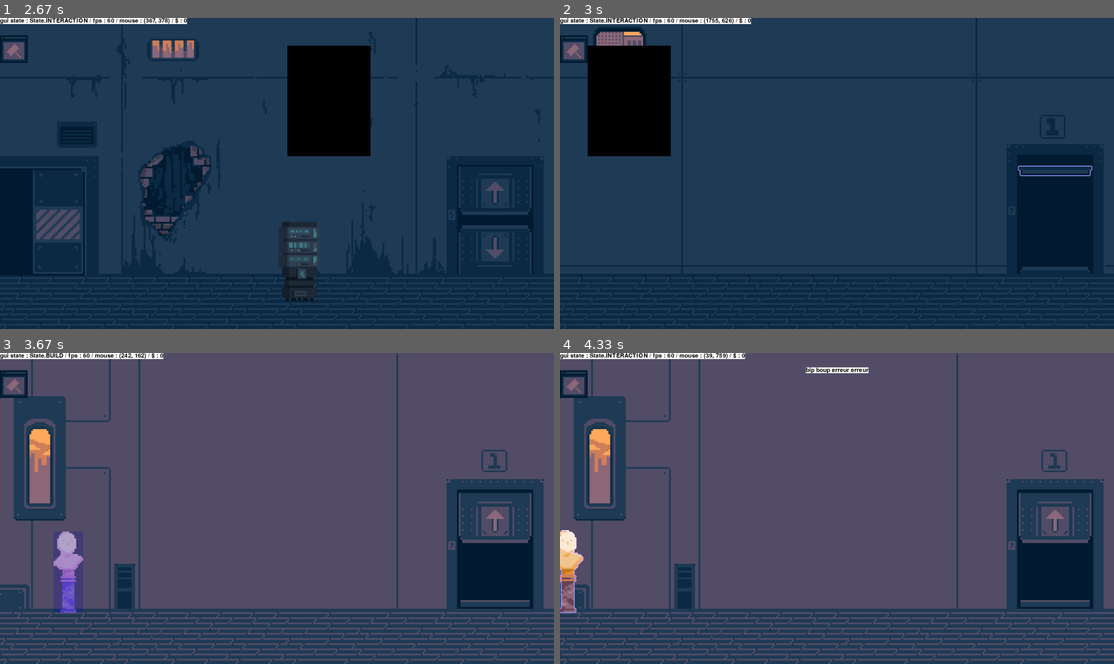
Above: before the commit, frames 1-4 (two rows, left to right).
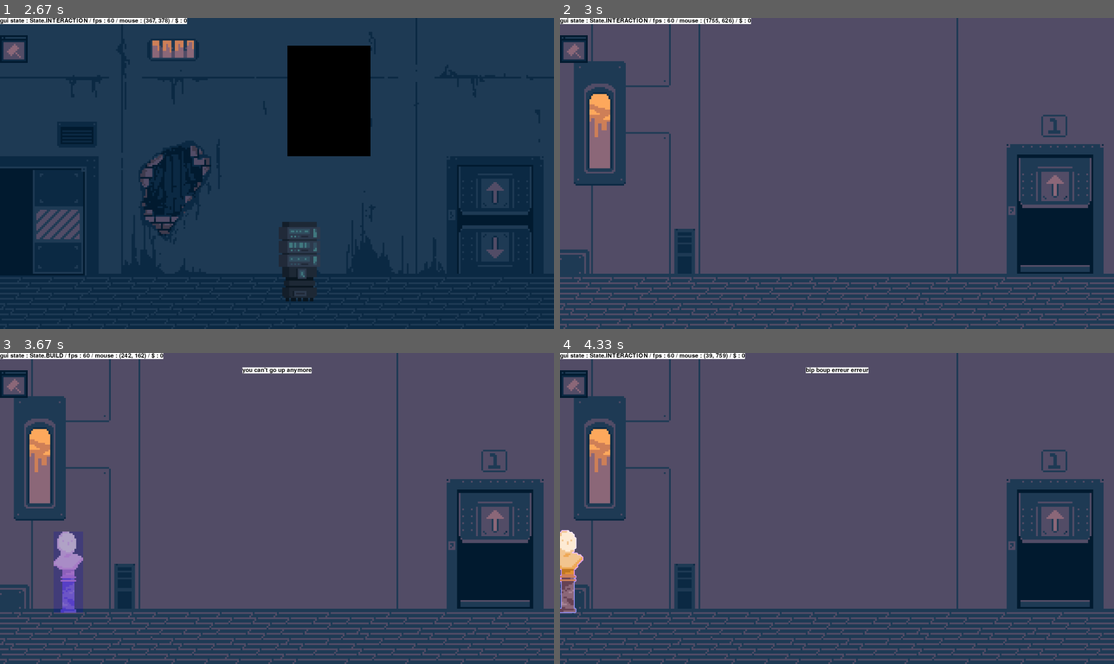
Above: after the commit, the same moments.

Repository: PouchyCorp/TrophNSI
Game: pygame game, started from sources/main.py
Same seed, same stepped clock (60 frames per second), same inputs: the game is played once before the commit and once after it.
Inputs (mouse positions are in pixels of both pictures, inside the frame that each line leads up to):
- Up to frame 1 (2.67 s): tap B at 0.33 s; click (326, 101) at 0.72 s; tap N at 1 s; click (282, 195) at 1.38 s; click (144, 176) at 1.72 s; click (332, 241) at 2.05 s; click (105, 126) at 2.38 s
- Up to frame 2 (3 s): click (1064, 198) at 2.72 s
- Up to frame 3 (3.67 s): hold Up 3-3.3 s; move the mouse to (360, 399) at 3.03 s; tap Space at 3.07 s; click (72, 399) at 3.38 s
- Up to frame 4 (4.33 s): click (565, 570) at 3.72 s; click (571, 570) at 4.05 s

Frame 1 is identical in both runs. In frame 2, 80% of the frame differs, in the area x 0-100%, y 0-100%; in frame 3, 0.3%; in frame 4, nothing differs.

Commit message:
choubidule

Diff:
--- a/sources/main.py
+++ b/sources/main.py
@@ -65,6 +65,11 @@
 moulaga = 0
 money_per_robot = 10
 
+def go_up_one_floor():
+    current_room = ROOMS[current_room.num+1]
+def go_down_one_floor():
+    current_room = ROOMS[current_room.num-1]
+
 if __name__ == '__main__':
     while True:
         CLOCK.tick(60)
@@ -103,13 +108,13 @@
                             if current_room == R0:
                                 gui_state = State.INTERACTION
 
-                            current_room = ROOMS[current_room.num+1]
+                            go_up_one_floor()
                         else:
                             popups.append(Popup("you can't go up anymore"))
 
                     case pg.K_DOWN:
                         if current_room.num-1 >= 0:
-                            current_room = ROOMS[current_room.num-1]
+                            go_down_one_floor()
 
                             # enter painting mode
                             if current_room == R0:
@@ -153,16 +158,12 @@
                     case State.INTERACTION:
                         for placeable in current_room.placed:
                             if placeable.rect.collidepoint(mouse_pos.x, mouse_pos.y):
-                                match placeable.name:
-                                    case 'R1_stairs':
-                                        current_room = R2
-                                    case 'R2_stairs':
+                                match type(placeable):
+                                    case subplaceable.DoorDown:
+                                        placeable.interaction()
+                                    case subplaceable.DoorUp:
                                         current_room = R3
-                                    case 'R2_stairs_down':
-                                        current_room = R1
-                                    case 'R1_stairs_down':
-                                        current_room = R0
-                                    case 'bot_placeable':
+                                    case subplaceable.BotPlaceable:
                                         hivemind.free_last_bot()
                                         moulaga += money_per_robot
                                         current_room.placed.remove(placeable)
--- a/sources/objects/bot.py
+++ b/sources/objects/bot.py
@@ -9,7 +9,7 @@
 from timermanager import _Timer_manager
 from objects.anim import Spritesheet, Animation
 
-class Bot_states(Enum):
+class BotStates(Enum):
     IDLE = auto()
     WALK = auto()
     WATCH = auto()
@@ -33,11 +33,11 @@
 
     def add_bot(self):
         #checks if last place is empty
-        if not type(self.inline_bots[0]) == Bot:
+        if type(self.inline_bots[0]) is not Bot:
             self.inline_bots[0] = Bot(Coord(1, (self.line_start_x,700+randint(-50,50))))
 
     def free_last_bot(self):
-        if type(self.inline_bots[-1]) == Bot:
+        if type(self.inline_bots[-1]) is Bot:
             self.inline_bots[-1].is_inline = False
             self.inline_bots[-1].target_coord = Coord(2,(0,0))
             self.liberated_bots.append(self.inline_bots[-1])
@@ -45,7 +45,7 @@
 
 
     def update_bots_ai(self, rooms, TIMER):
-        for bot in [bot for bot in self.inline_bots if type(bot) == Bot]:
+        for bot in [bot for bot in self.inline_bots if type(bot) is Bot]:
             bot.logic(rooms, TIMER)
 
         new_liberated_bots = self.liberated_bots.copy()
@@ -60,14 +60,14 @@
     def order_inline_bots(self):
         #print(self.bots)
         for i in range(len(self.inline_bots)-1):
-            if type(self.inline_bots[i]) == Bot and type(self.inline_bots[i+1]) != Bot:
+            if type(self.inline_bots[i]) is Bot and type(self.inline_bots[i+1]) is not Bot:
                 #print(f"moving bot to {self.x_lookup_table[i+1]}")
                 self.inline_bots[i].target_coord.x = self.x_lookup_table[i+1]+randint(-30,30)
                 self.inline_bots[i], self.inline_bots[i+1] = self.inline_bots[i+1], self.inline_bots[i]
 
     def draw(self, win : Surface, current_room_num : int):
         #list of background bots
-        list_of_bots = [bot for bot in self.inline_bots if type(bot) == Bot] + self.liberated_bots
+        list_of_bots = [bot for bot in self.inline_bots if type(bot) is Bot] + self.liberated_bots
         sorted_bots = self.sorted_bot_by_y(list_of_bots)
 
         #draw bots in background first
@@ -88,8 +88,8 @@
         return sorted_bots
 
     def check_last_bot_idle(self) -> bool:
-        if type(self.inline_bots[-1]) == Bot:
-            if self.inline_bots[-1].state is Bot_states.IDLE:
+        if type(self.inline_bots[-1]) is Bot:
+            if self.inline_bots[-1].state is BotStates.IDLE:
                 return True
         return False
 
@@ -98,7 +98,7 @@
         #"not R1.name_exists('bot_placeable')" checks if bot placeable already exists
         if self.check_last_bot_idle() and not R1.name_exists_in_placed('bot_placeable'):
             last_bot : Bot = self.inline_bots[-1]
-            assert type(last_bot) == Bot
+            assert type(last_bot) is Bot
 
             #create a clickable to let robots enter
             bot_placeable = Placeable('bot_placeable', last_bot.coord, last_bot.surf)
@@ -115,7 +115,7 @@
 
         self.is_inline = True
         self.is_leaving = False
-        self.state = Bot_states.IDLE
+        self.state = BotStates.IDLE
         self.__move_cntr = 0
         self.move_dir = "RIGHT"
         self.surf = choice([sprite.P4,sprite.P5]).copy()
@@ -124,7 +124,7 @@
         anim = Animation(sprite.SPRITESHEET_BOT, 0, 7)
         self.anim_idle = anim
 
-        self.door_x = 1716
+        self.door_x = 1998
         self.exit_coords = Coord(1, (0,0))
 
     @property
@@ -143,7 +143,7 @@
         '''finite state machine (FSM) implementation for bot ai'''
 
         match self.state:
-            case Bot_states.IDLE:
+            case BotStates.IDLE:
                 draw.rect(self.surf, "red", (0,0,10,10))
 
 
@@ -164,28 +164,26 @@
                         self.target_coord = self.exit_coords
 
                 if (self.coord.x, self.coord.room_num) != (self.target_coord.x, self.target_coord.room_num):
-                    self.state = Bot_states.WALK
-                    #print(f'walking to x = {self.target_coord}')
-                    #print(f"changed state to {self.state}")
-
-            case Bot_states.WALK:
+                    self.state = BotStates.WALK
+
+            case BotStates.WALK:
                 draw.rect(self.surf, "blue", (0,0,10,10))
 
                 if self.coord.bot_movement_compare(self.target_coord):
                     if self.is_inline:
-                        self.state = Bot_states.IDLE
+                        self.state = BotStates.IDLE
                     else:
-                        self.state = Bot_states.WATCH
-                        TIMER.create_timer(5, self.set_attribute, False, arguments=('state', Bot_states.IDLE))
+                        self.state = BotStates.WATCH
+                        TIMER.create_timer(5, self.set_attribute, False, arguments=('state', BotStates.IDLE))
 
                 self.move_to_target_coord()
                 self.surf = self.anim_idle.get_frame()
-            case Bot_states.WATCH:
+            case BotStates.WATCH:
                 draw.rect(self.surf, "green", (0,0,10,10))
 
 
             case _:
-                raise Exception('bot should not have this state')
+                raise ValueError
 
     def get_potential_destinations(self, rooms : list[Room]) -> list[tuple[Coord, str]]:
         """returns a list of potential destinations for the robot according to some criteria"""
@@ -235,9 +233,6 @@
         else:
             self.__move_cntr += 1
 
-    def react():
-        pass
-
     def draw(self, win : Surface):
         win.blit(self.surf, self.coord.xy)
 
--- a/sources/objects/placeablesubclass.py
+++ b/sources/objects/placeablesubclass.py
@@ -2,6 +2,8 @@
 import sprite
 from anim import Animation
 from typing import Optional
+from timermanager import _Timer_manager
+from room import Room
 
 class DoorUp(Placeable):
     def __init__(self, name, coord, surf, tag = None):
@@ -26,6 +28,12 @@
 
         super().update_sprite(is_hovered, color)
 
+    def interaction(self, args):
+        TIMER : _Timer_manager = args[0]
+        rooms : list[Room] = args[1]
+        TIMER.create_timer(0.5, )
+
+
 class DoorDown(Placeable):
     def __init__(self, name, coord, surf, tag = None):
         super().__init__(name, coord, surf, tag)
@@ -42,8 +50,11 @@
             self.anim = self.anim_open #to replace with only the blinking
             self.anim_close.reset_frame()
 
-        elif self.anim_open.is_finished():
+        elif not is_hovered and self.anim_open.is_finished():
             self.anim = self.anim_close
             self.anim_open.reset_frame()
 
         super().update_sprite(is_hovered, color)
+
+class BotPlaceable(Placeable):
+    pass
--- a/sources/objects/timermanager.py
+++ b/sources/objects/timermanager.py
@@ -5,7 +5,7 @@
     def __init__(self):
         self.timers : list[dict] = []
 
-    def create_timer(self,duration : int, func, repeat : bool = False, arguments : tuple = ()):
+    def create_timer(self,duration : float, func, repeat : bool = False, arguments : tuple = ()):
          """duration in miliseconds"""
          self.timers.append({"creation_time" : time(), "duration" : duration, "func" : func, "repeat" : repeat, "args" : arguments})
 
